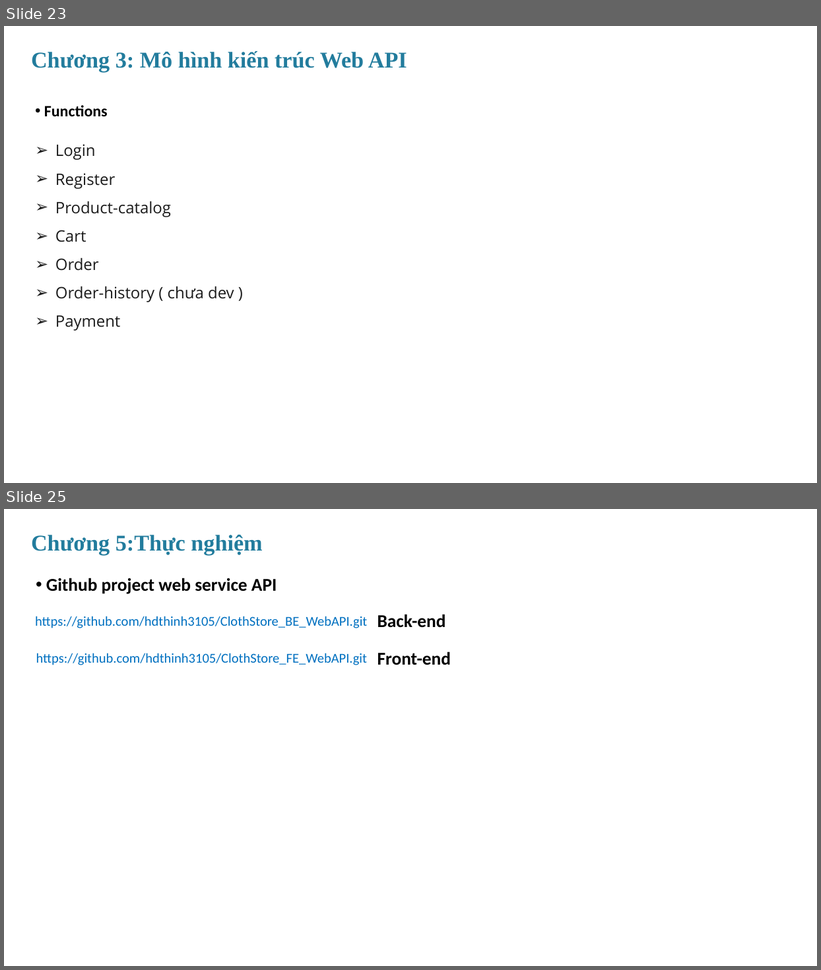
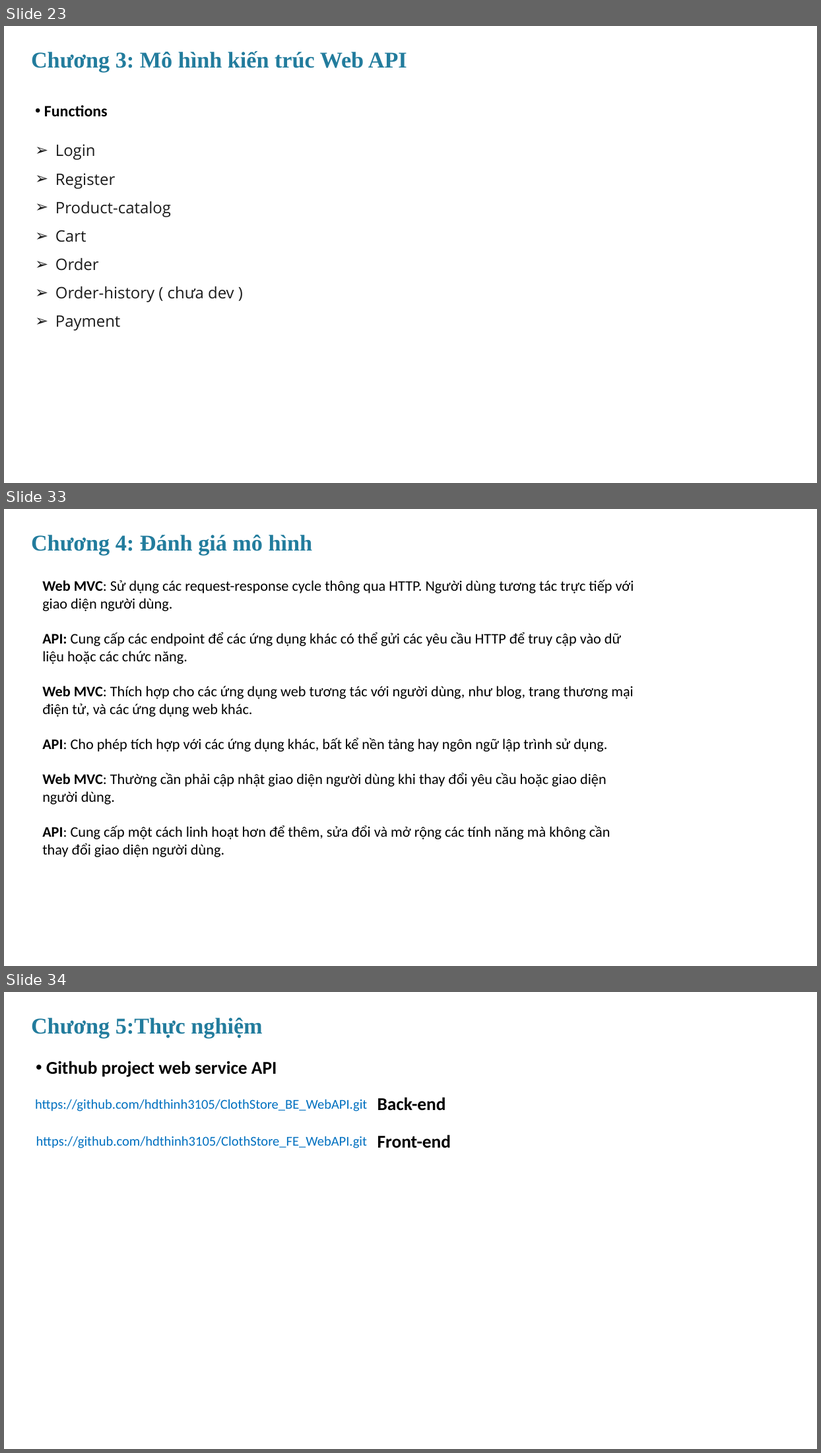
Before and after one commit to hdthinh3105/ClothStore_BE_MVC, a slide deck: document report/MVC_RestfulAPI.pptx. Shown one above the other, each under a label of ours: slides 23 and 25 before the commit, slides 23, 33 and 34 after it; the slides between them are not shown. The pictures are 821x970 and 821x1453 pixels, drawn with LibreOffice and Linux fonts; fonts in the diff are those of the drawing. Boxes give left, top, right and bottom in pixels: in the first picture for what was removed or moved away, otherwise in the second. Text is boxed around its words. In the diff, an @@ line names an element or a change of style, - is before the commit and + after.

```diff
--- a/document report/MVC_RestfulAPI.pptx
+++ b/document report/MVC_RestfulAPI.pptx
@@ slide 33 added at (4,509,817,966), background #FFFFFF @@
@@ text added at (31,535,313,555), 40 pt, text #227C9D, bold @@
+Chương 4: Đánh giá mô hình
@@ text added at (42,580,634,857), 26 pt, text #000000 @@
+Web MVC: Sử dụng các request-response cycle thông qua HTTP. Người dùng tương tác trực tiếp với giao diện người dùng.
+API: Cung cấp các endpoint để các ứng dụng khác có thể gửi các yêu cầu HTTP để truy cập vào dữ liệu hoặc các chức năng.
+Web MVC: Thích hợp cho các ứng dụng web tương tác với người dùng, như blog, trang thương mại điện tử, và các ứng dụng web khác.
+API: Cho phép tích hợp với các ứng dụng khác, bất kể nền tảng hay ngôn ngữ lập trình sử dụng.
+Web MVC: Thường cần phải cập nhật giao diện người dùng khi thay đổi yêu cầu hoặc giao diện người dùng.
+API: Cung cấp một cách linh hoạt hơn để thêm, sửa đổi và mở rộng các tính năng mà không cần thay đổi giao diện người dùng.
@@ what was slide 25 is now slide 34 @@
```
Also in this commit, not shown: 2 slides changed, 8 other slides added, 1 other file.
